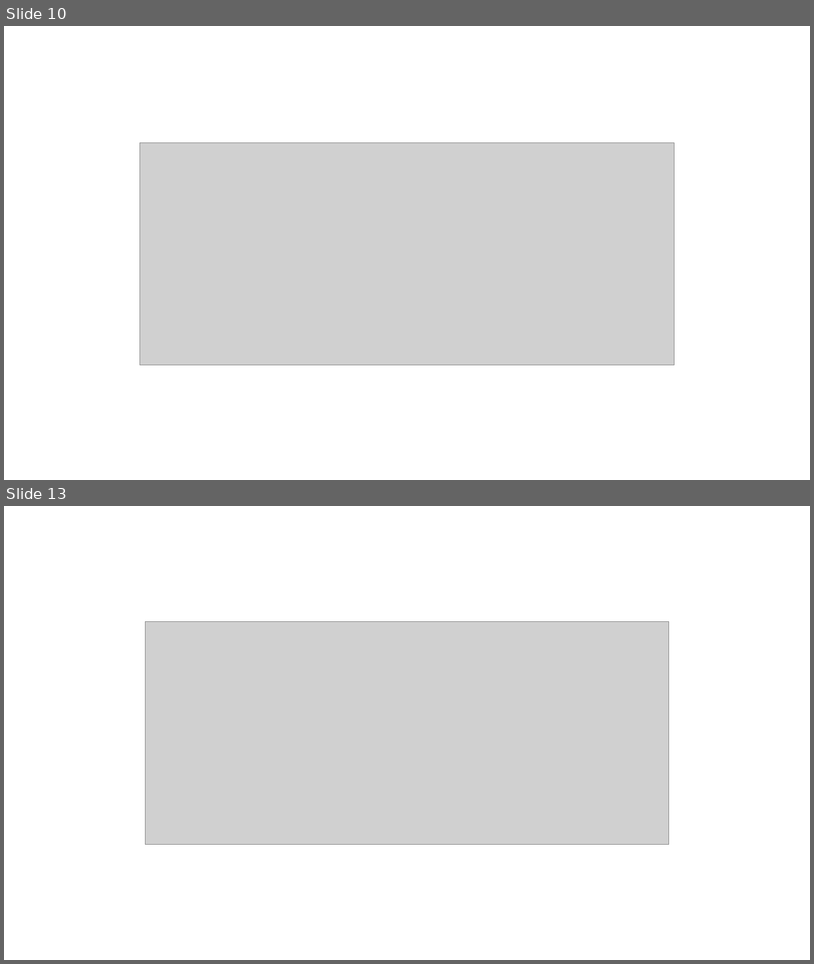
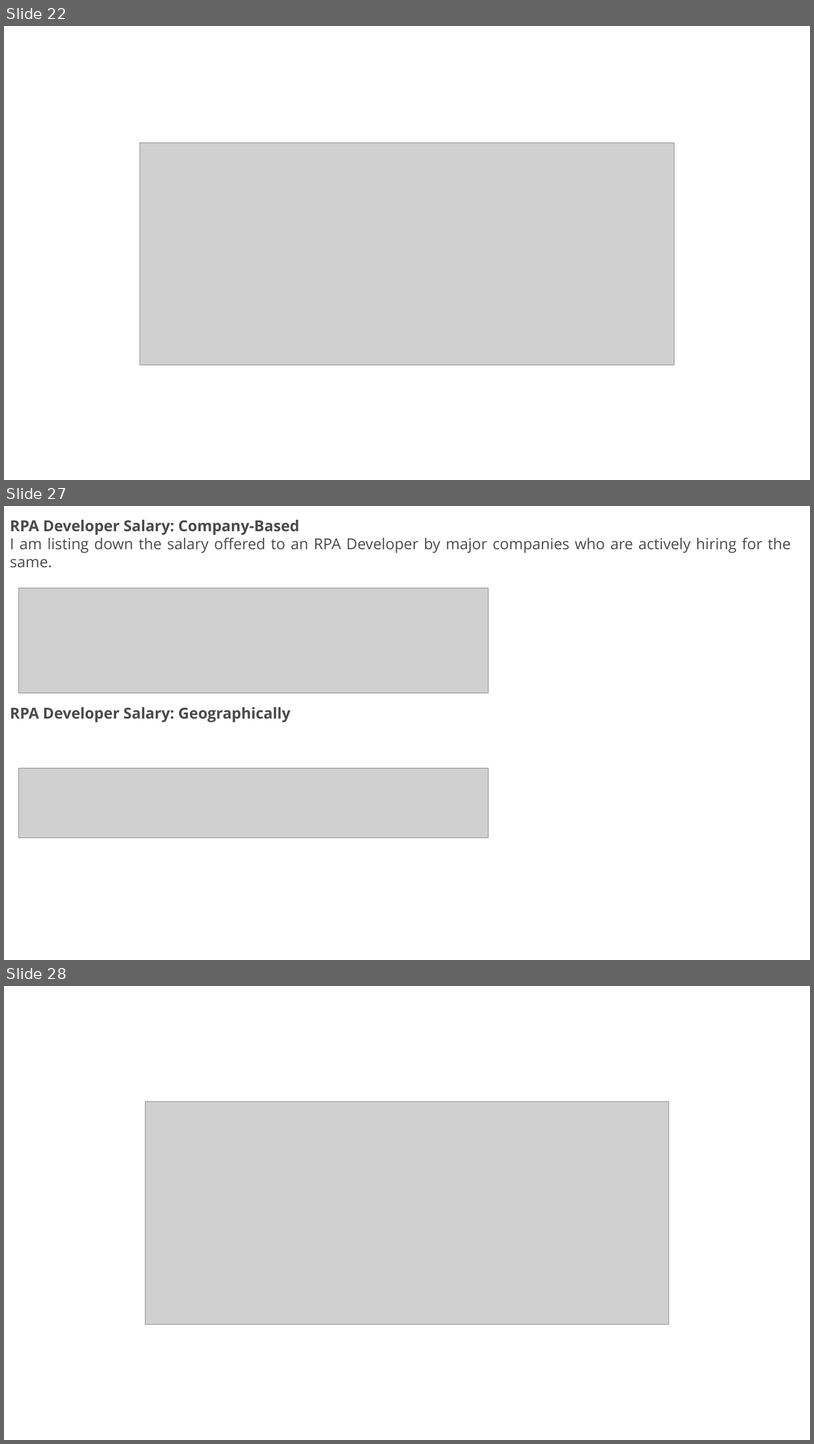
Before and after one commit to gdssclasses/gdss, a slide deck: RPA.pptx. Shown one above the other, each under a label of ours: slides 10 and 13 before the commit, slides 22, 27 and 28 after it; the slides between them are not shown. The pictures are 814x964 and 814x1444 pixels, drawn with LibreOffice and Linux fonts; fonts in the diff are those of the drawing; grey boxes stand for pictures. Boxes give left, top, right and bottom in pixels: in the first picture for what was removed or moved away, otherwise in the second. Text is boxed around its words. In the diff, an @@ line names an element or a change of style, - is before the commit and + after.

```diff
--- a/RPA.pptx
+++ b/RPA.pptx
@@ slide 27 added at (4, 506, 810, 960), background #FFFFFF @@
@@ text added at (10, 520, 791, 553), 18 pt, text #4A4A4A @@
+RPA Developer Salary: Company-Based
+I am listing down the salary offered to an RPA Developer by major companies who are actively hiring for the same.
@@ picture added at (18, 588, 489, 693) @@
@@ text added at (10, 707, 291, 722), 18 pt, text #4A4A4A, bold @@
+RPA Developer Salary: Geographically
@@ picture added at (18, 768, 489, 838) @@
@@ what was slide 10 is now slide 22 @@
@@ what was slide 13 is now slide 28 @@
```
Also in this commit, not shown: 2 slides changed, 17 other slides added, 5 slides removed.
